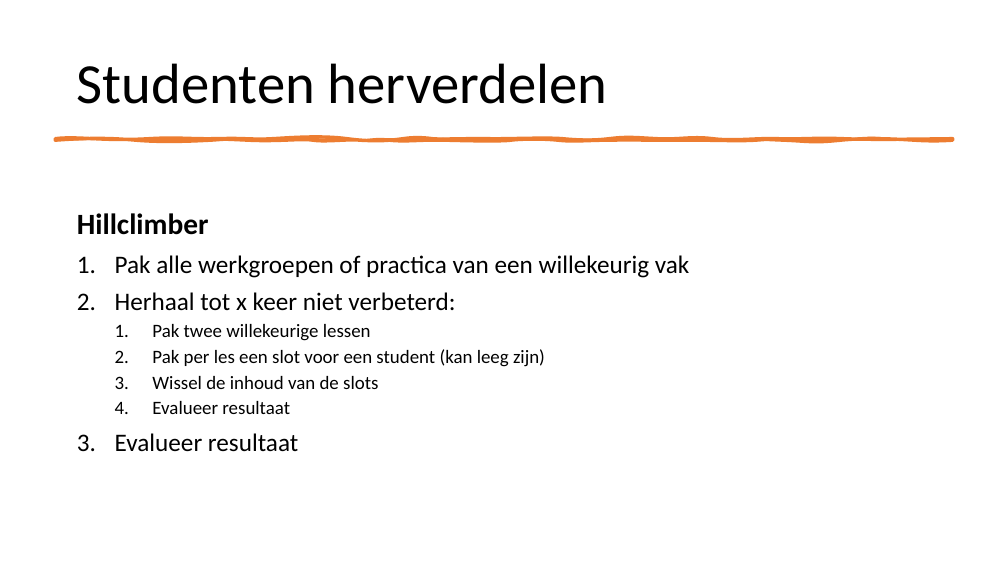
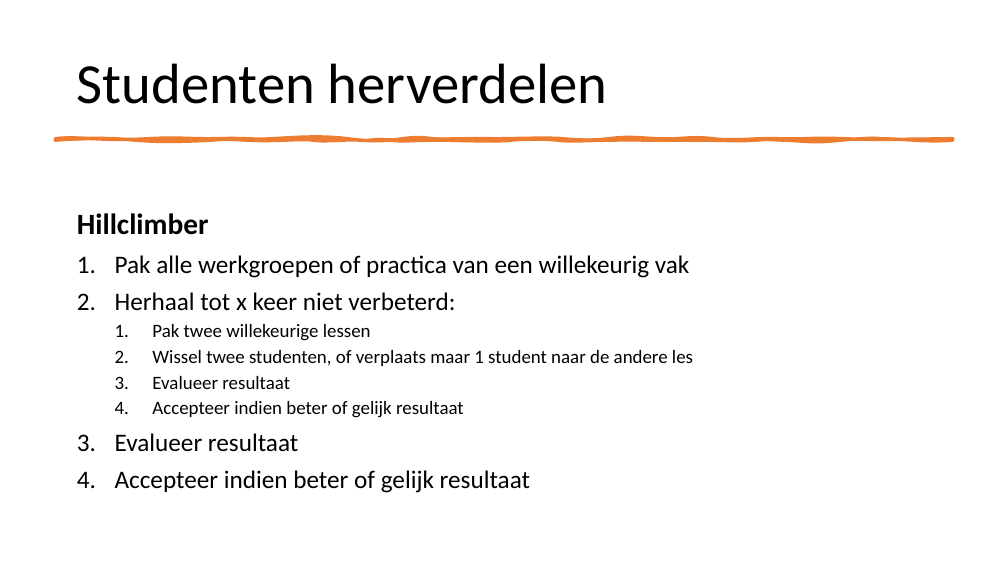
Before and after one commit to NinaAlblasMinorAI/RoosterRulers, a slide deck: slide 9 of doc/Presentatie.pptx. Drawn at 1008x567 pixels with LibreOffice and Linux fonts; fonts in the diff are those of the drawing. Boxes give left, top, right and bottom in pixels: in the first picture for what was removed or moved away, otherwise in the second. Text is boxed around its words. In the diff, an @@ line names an element or a change of style, - is before the commit and + after.

```diff
--- a/doc/Presentatie.pptx
+++ b/doc/Presentatie.pptx
@@ text at bbox=[152, 350, 693, 366]: text changed @@
-  2. Pak per les een slot voor een student (kan leeg zijn)
-  3. Wissel de inhoud van de slots
+  2. Wissel twee studenten, of verplaats maar 1 student naar de andere les
@@ text at bbox=[152, 401, 464, 418]: paragraph added @@
+  4. Accepteer indien beter of gelijk resultaat
@@ text at bbox=[115, 470, 530, 493]: paragraph added @@
+4. Accepteer indien beter of gelijk resultaat
```
Also in this commit, not shown: 11 other slides changed, 2 slides added, 1 other file.
